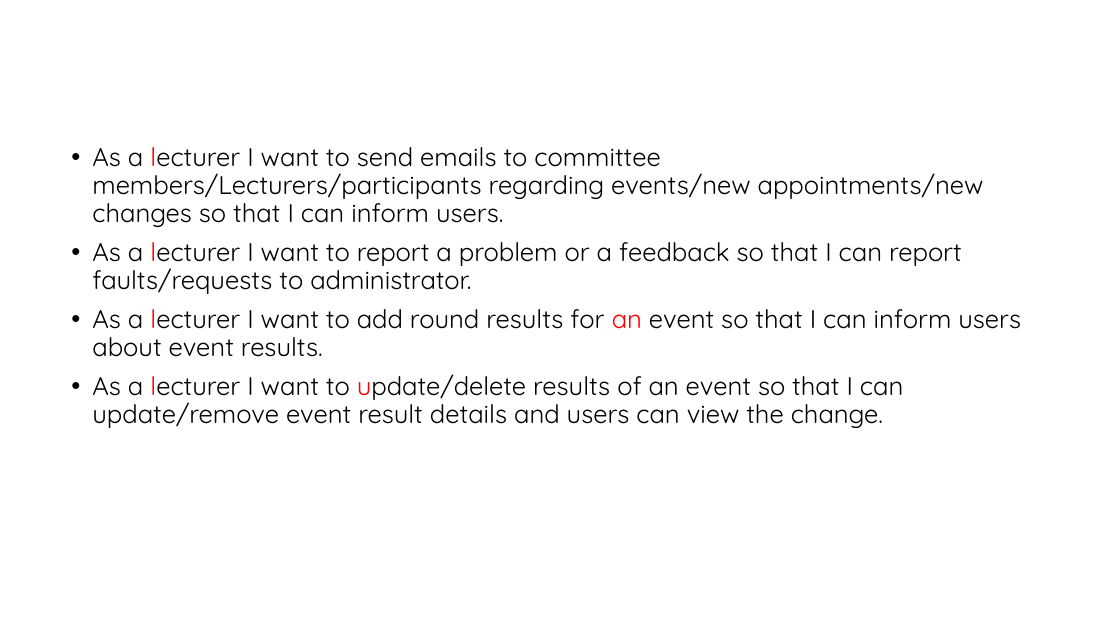
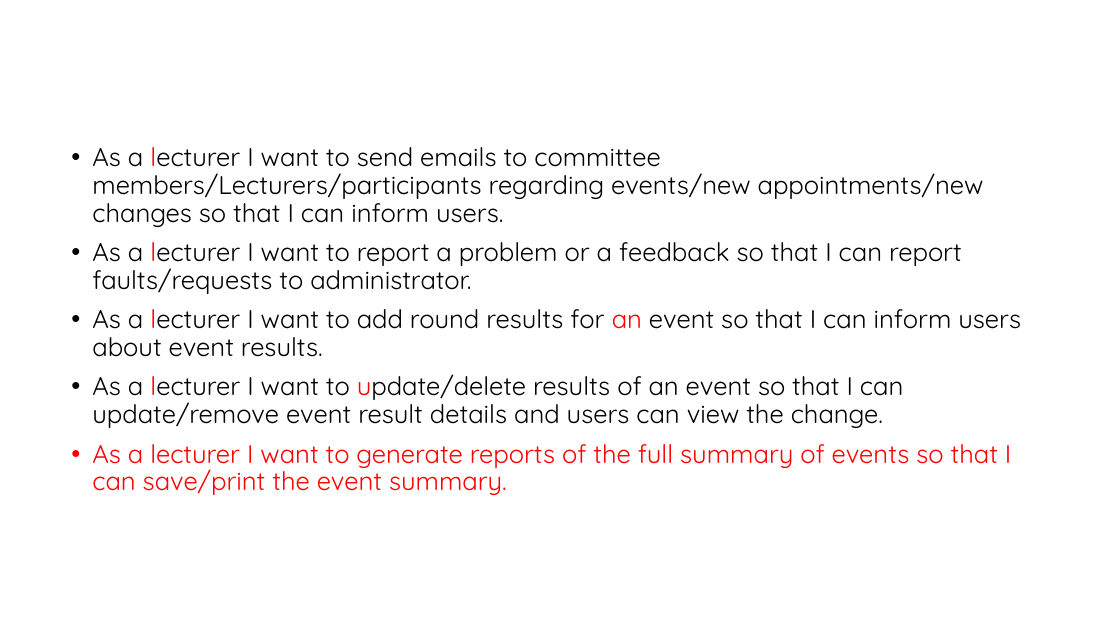
Before and after one commit to Sajith16/CSSEDocs, a slide deck: slide 11 of CodeFest-Management-Tool.pptx. Drawn at 1120x630 pixels with LibreOffice and Linux fonts; fonts in the diff are those of the drawing; background and template pictures are left out. Boxes give left, top, right and bottom in pixels: in the first picture for what was removed or moved away, otherwise in the second. Text is boxed around its words. In the diff, an @@ line names an element or a change of style, - is before the commit and + after.

```diff
--- a/CodeFest-Management-Tool.pptx
+++ b/CodeFest-Management-Tool.pptx
@@ text at (x1=92, y1=444, x2=1011, y2=495): paragraph added @@
+• As a lecturer I want to generate reports of the full summary of events so that I can save/print the event summary.
```
Also in this commit, not shown: 2 other files.
